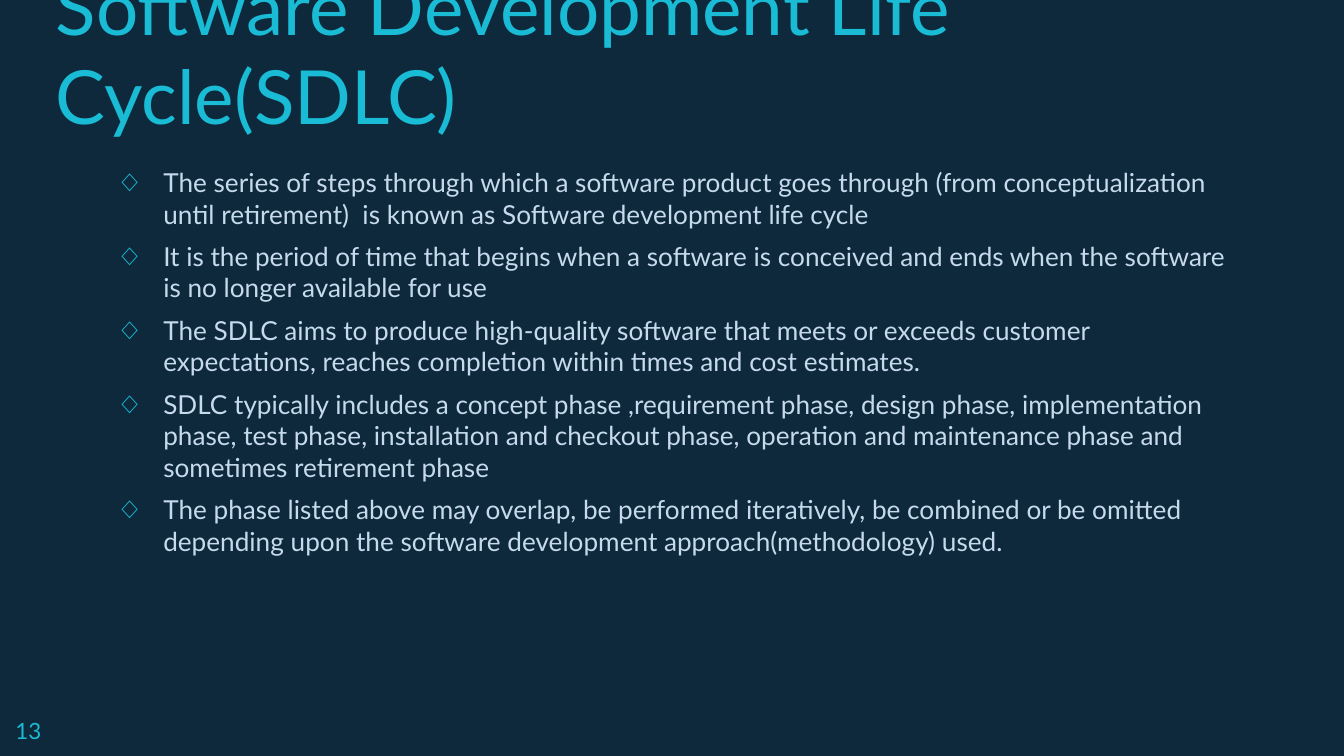
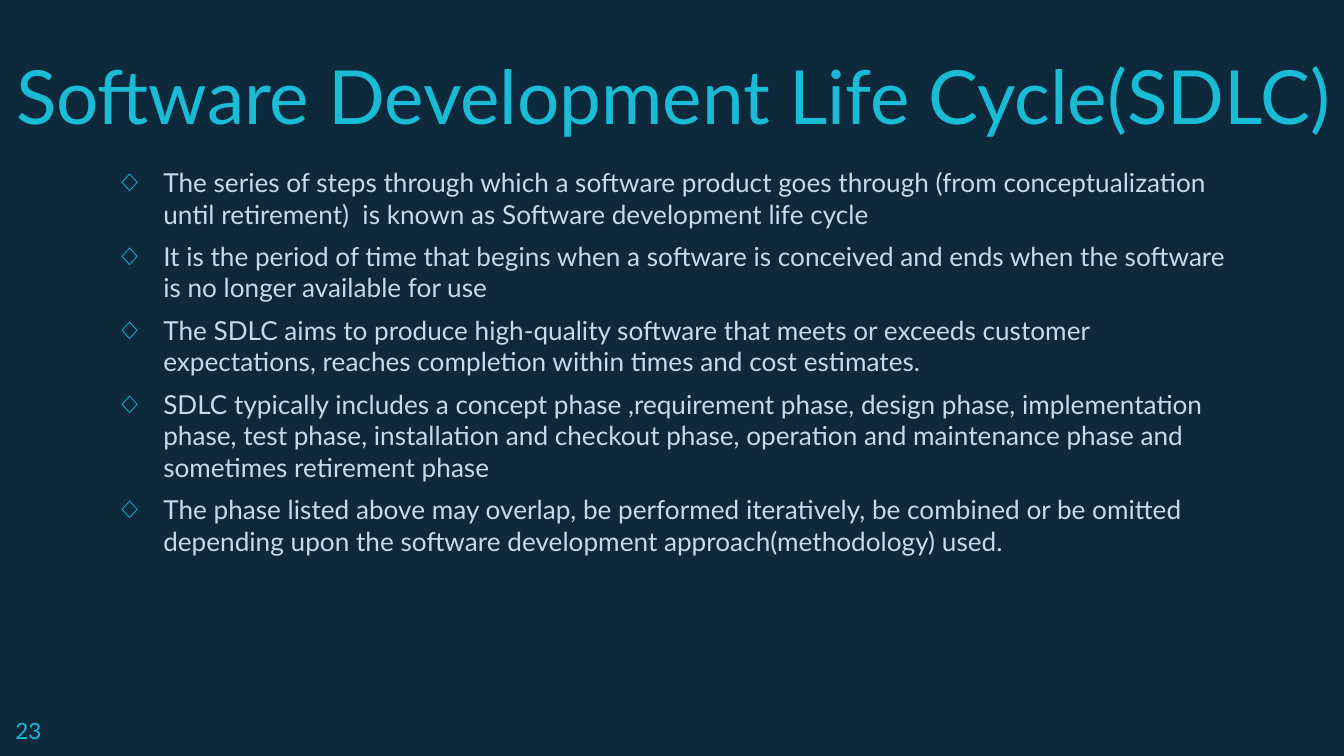
Before and after one commit to Andipstha/SAD-presentation, a slide deck: slide 23 of sad.pptx (slide 13 before the commit). Drawn at 1344x756 pixels with LibreOffice and Linux fonts; fonts in the diff are those of the drawing. Boxes give left, top, right and bottom in pixels: in the first picture for what was removed or moved away, otherwise in the second. Text is boxed around its words. In the diff, an @@ line names an element or a change of style, - is before the commit and + after.

```diff
--- a/sad.pptx
+++ b/sad.pptx
@@ title "Software Development Life Cycle(SDLC)": place and size @@
-title "Software Development Life Cycle(SDLC)" at <box>56,0,950,137</box>
+title "Software Development Life Cycle(SDLC)" at <box>16,66,1330,137</box>
@@ title "Software Development Life Cycle(SDLC)" at <box>16,66,1330,137</box>: alignment left to centre @@
@@ page number at <box>15,723,41,739</box>: text changed @@
-13
+23
```
Also in this commit, not shown: 26 other slides changed, 10 slides added, 4 slides removed, 1 other file.
